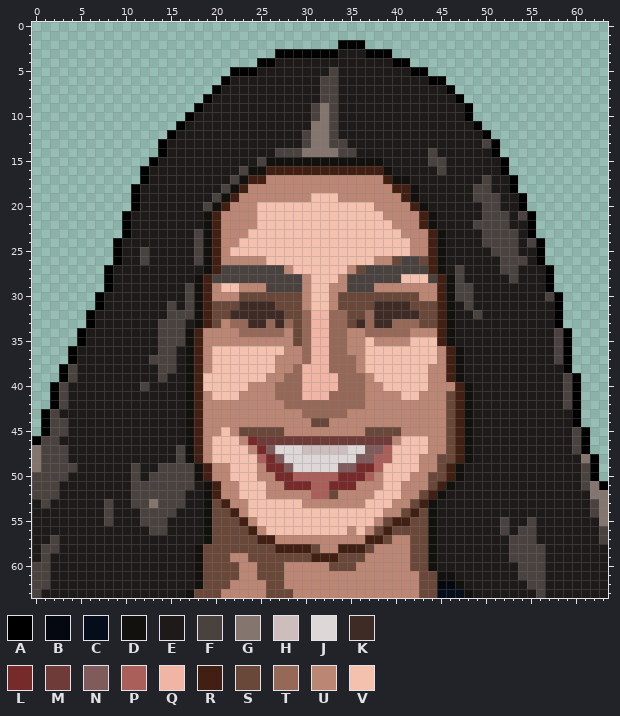
Edited in one commit: pixel-art sprite (public/img/tfrrsAvatars/8907401_64x64.png). The picture above was drawn from the file before the commit.
The file is 64x64 pixels. Colours within 5 levels of each other are drawn and written as one.
Palette (. is transparent): A #000000  B #050811  C #050d1a  D #13110e  E #1d1a19  F #49423e  G #84756f  H #cdbebd  J #ded7d7  K #3f2b26  L #762a2a  M #6e3b38  N #805b5b  P #ab5f5a  Q #f0b5a5  R #411f13  S #69483a  T #956858  U #bb8673  V #f3c1ae
Pixels before (only the part around the change), first column x 0:
 0 ................................................................
 1 ................................................................
 2 ..................................AAA...........................
 3 ...........................AAAAAAAEEEAAA........................
 4 .........................AAEEEEEEEEEEEEEAA......................
 5 ......................AAAEEEEEEEEFEEEEEEEEAA....................
 6 .....................AEEEEEEEEEEFFEEEEEEEEEEAA..................
 7 ....................AEEEEEEEEEEEFFEEEEEEEEEEEEA.................
 8 ...................AEEEEEEEEEEEEFFEEEEEEEEEEEEEA................
 9 ..................AEEEEEEEEEEEEFGFEEEEEEEEEEEEEEA...............
10 .................AEEEEEEEEEEEEEFGFEEEEEEEEEEEEEEA...............
11 ................AEEEEEEEEEEEEEEGGFEEEEEEEEEEEEEEEA..............
12 ...............AEEEEEEEEEEEEEEFGGFEEEEEEEEEEEEEEEEA.............
13 ..............AEEEEEEEEEEEEEEEFGGFFEEEEEEEEEEEEEEEFA............
14 ..............AEEEEEEEEEEEEFFFGGGGFFEEEEEEEEFEEEEEEA............
15 .............AEEEEEEEEEEEFDDDDDDDDDDDDDEEEEEFFEEEEEEA...........
16 ............AEEEEEEEEEEFDDRRRRRRRRRRRRRDEEEEEFEEEEEEA...........
17 ............AEEEEEEEEEFDRRUUUUUUUUUUUUURDDEEEEEEEEFEEA..........
18 ...........AEEEEEEEEEFDRUUUUUUUUUUUUUUUURRDEEEEEEFFEEA..........
19 ...........AEEEEEEEEFDRUUUUUUUUVVVUUUUUUURDEEEEEEFFFEEA.........
20 ...........AEEEEEEEFDRUUUVVVVVVVVVVVVVUUUURDEEEEEEFFEEA.........
21 ..........AEEEEEEEEDRUUUUVVVVVVVVVVVVVVUUUURDEEEEEFFFEFA........
22 ..........AEEEEEEEEDRUUUUVVVVVVVVVVVVVVVUUURDEEEEFFFFEEA........
23 ..........AEEEEEEEFDRUUUVVVVVVVVVVVVVVVVVUUURDEEEEFFFFEA........
24 .........AEEEEEEEEFDRUUVVVVVVVVVVVVVVVVVVVUURDEEEEFFFFEFA.......
25 .........AEEFEEEEEFDRUVVVVVVVVVVVVVVVVVVVVUURDEEEEEFFFEEA.......
26 .........AEEFEEEEEFDRUUUUUVVVVVVVVVVVVUUSFFSRDEEEEEEFFFEA.......
27 ........AEEEEEEEEEEDRFFFFFFFUVVVVVVUSFFFFFFFRDEFEEEEFFEEEA......
28 ........AEEEEEEEEEDRFFFFFFFFFFUVVVUFFFFFFVVVFRDFEEEEEFEEEA......
29 ........AEEEEEEEEFDRUVVUUUFFFFUVVUUFFFUUUUUUURDFFEEEEEEEEA......
30 .......AEEEEEEEEEFDRUUUSSSSSSSUVVUSSSSSSSSSUURDFFEEEEEEEEFA.....
31 .......AEEEEEEEFEFDRSSSKKKKSSSUVVUSSSSKKKKSSSRDEFEEEEEEEEEA.....
32 ......AEEEEEEEEFFFDRSSKKKKKKSSTQQTTSSTKKKKKSSRDEEFEEEEEEEEA.....
33 ......AEEEEEEEFFFEDRSUTTKKTKTSTQQTTSKTKKTTTSSRDEEEEEEEEEEEA.....
34 .....AEEEEEEEEFFFDRUUUUTTTTTUSTQQTTUUTTTTTUUURDEEEEEEEEEEEFA....
35 .....AEEEEEEEEFFFDRUUUUUUUUUUSTQQTTUUVUUUUVVVRDEEEEEEEEEEEFA....
36 ....AEEEEEEEEEFFEDRUVVVVVVVVUUTQQTTUUVVVVVVVVURDEEEEEEEEEEFA....
37 ....AEEEEEEEEFFFEDRUVVVVVVVUUUTQQTTTUVVVVVVVVURDEEEEEEEEEEFA....
38 ...AFEEEEEEEEEFFEDRUVVVVVVVUUTQQQTTTUVVVVVVVUURDEEEEEEEEEEEA....
39 ...AFEEEEEEEEEFEEDRVVVVVVVUUTTQQQQTTTUVVVVVVUURDEEEEEEEEEEEFA...
40 ..AFEEEEEEEEFEEEEDRVVVVVUUUTTTQQQQTTTUUVVVVVUUURDEEEEEEEEEEFA...
41 ..AFEEEEEEEEEEEEEDRUVVVUUUUTTTQQQTTTTUUUUVVUUUSRDEEEEEEEEEEFA...
42 ..AFEEEEEEEEEEEEEDRUUUUUUUUUTTTTTTTTTUUUUUUUUUSRDEEEEEEEEEEFA...
43 .AFEEEEEEEEEEEEEEDRUUUUUUUUUUUTTTTTUUUUUUUUUUUSRDEEEEEEEEEEEA...
44 .AFFEEEEEEEEEEEEEDRUUUUUUUUUUUUSSUUUUUUUUUUUUUSRDEEEEEEEEEEEA...
45 .AFFEEEEEEEEEEEEEDRUUVUSSSSSUUUUUUUUUSSSSUUUUUSRDEEEEEEEEEEEFA..
46 AFFEEEEEEEEEEEEEEDRUVVVULMMMMMMMMMMMMMMMUVVVUUSRDEEEEEEEEEEEFA..
47 GFFFEEEEEEEEEEEEFDRUVVVVULNJJJHHHHHJJNNPVVVVUUSRDEEEEEEEEEEEFA..
48 GFFFEEEEEEEEEEEEFDRUVVVVVPLNJJJJJJJJNNPPVVVUUSSRDEEEEEEEEEEEEGA.
49 GFFFFEEEEEEFEEFFFFDRUUVVVULLNJJJJJNNLLPVVVVUUSRDEEEEEEEEEEEEEFA.
50 FFFFEEEEEEEFEFFFFFDRUUVVVUULLPPPPPLLLPUVVVUUSSRDEEEEEEEEEEEEEFA.
51 FFFEEEEEEEEFFFFFFFEDRUUVVVUULLLPPLLLUUUVVUUUSRDEEEEEEEEEEEEEEFGA
52 FFFEEEEEEEEFFFFFFEEDRUUVVVUUUUUPPSUUUUVVVUUSRDEEEEEEEEEEEEEEEEGG
53 EFEEEEEEFEEFFGFFFEEDSRUUVVVVVVUUUUUUUVVVUUSRDEEEEEEEEEEEEEEEEEFG
54 EEEEEEEEFEEEFFFFEEEDSSRUVVVVVVVVVVVVVVVUUSRSDEEEEEEEEEEEEEEEEEFG
55 EEEEEEEEFEEEFFFEEEEDSSSRUVVVVVVVVVVVVVUSRRSSDEEEEEEEFEEFEEEEEEEG
56 EEEEEEEEEEEEEFFEEEEDSSSSRUVVVVVVVVVUVUSRSSSSDEEEEEEEFEFFEEEEEEEF
57 EEFEEEEEEEEEEEEEEEEDSSSSSRRUUUUUUUUUURRSUUSSDEEEEEEEEFFFEEEEEEEF
58 EFFEEEEEEEEEEEEEEEDSSSSSSSSRRRRSUURRRSUUUUSSDEEEEEEEEFFFFEEEEEEE
59 EFEEEEEEEEEEEEEEEEDSSSUUSSSSSSSRRRSSSUUUUUSSDEEEEEEEEFFFFEEEEEEE
60 FFEEEEEEEEEEEEEEEEDSSSSUUSSSUUUUUSSSUUUUUUSSDEEEEEEEEEFFFEEEEEEE
61 FFEEEEEEEEEEEEEEEEDSSSSUUSSSUUUUUUUUUUUUUUUSSDDEEEEEEEFFFEEEEEEE
62 FFEEEEEEEEEEEEEEEEDSSSUUUUSSUUUUUUUUUUUUUUUSSBBDEEEEEEEFFEEEEEEE
63 FEEEEEEEEEEEEEEEEDSSSUUUUUSSSUUUUUUUUUUUUUUSSCCCDEEEEEEEFEEEEEEE
After:
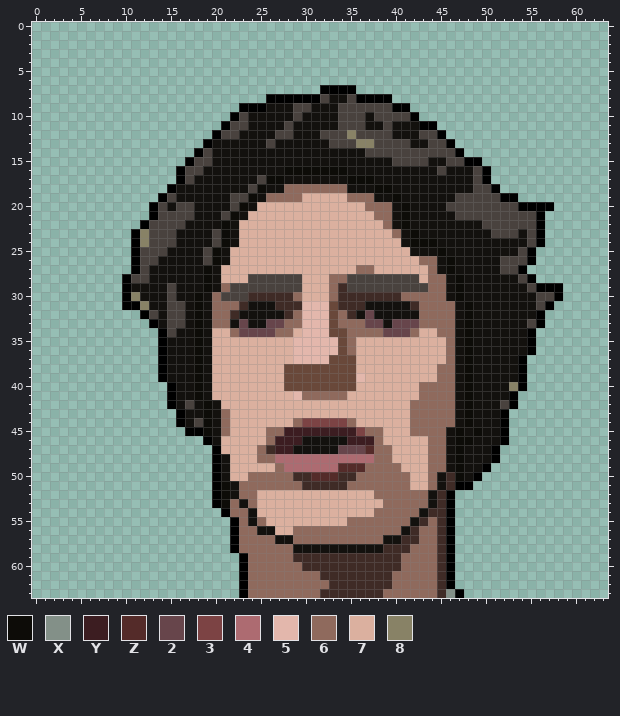
Colours new in this view: W #0d0c08  X #839088  Y #3c1d21  Z #542b29  2 #67454b  3 #7c4344  4 #ad6b71  5 #e3b7ac  6 #8f6a5d  7 #dbb09f  8 #888266
From old to new:
Changed rows in their new state; - is an unchanged pixel.
first column x 0:
 2 ----------------------------------...---------------------------
 3 ---------------------------.............------------------------
 4 -------------------------.................----------------------
 5 ----------------------......................--------------------
 6 ---------------------.........................------------------
 7 --------------------............AAAA...........-----------------
 8 -------------------.......AAAAAA-DDFAAAA........----------------
 9 ------------------.....AAADDDFFDDDFFFFFFAA.......---------------
10 -----------------.....AFDDDDDFDDDDFFFDFFFFA......---------------
11 ----------------.....AFFDDDDFDDDDDFFFDDFDDDAA.....--------------
12 ---------------.....AFFDDDDFFDDDF-F8FFFFDDDFFA.....-------------
13 --------------.....ADDDDDDFDDDDDD--F88FFFFDDFFA.....------------
14 --------------....AFDDDDDDDDDDDDDDDDDFFFFFFF-FFA....------------
15 -------------....AFFDDDDDD-------------DFFFFDDFFAA...-----------
16 ------------....AFFDDDDD--DDWWWWWWWDDDD-DDDDD-DDDFA..-----------
17 ------------....AFDDDDD-DFWWDDDDDDDWWWDD--DDDDDDDFA...----------
18 -----------....ADDDDDD-DFWDD6666666DDDWWDD-DDDDDD--A..----------
19 -----------...AFDDDDD-FFWD666677777666DDWD-DDDDFF---AA.---------
20 -----------..AFDFFDD-DFWD777777777777666DWD-DDFFFF--FF-AAA------
21 ----------...AFFFFD-DFWD7777777777777766DWDD-DDFFF---F-FA-------
22 ----------..AFFFFDD-DWD77777777777777776DWDD-DDDDD---FFFA-------
23 ----------.A8FFFDDD-FWD777777777777777776DWDD-DDDDD---DFA-------
24 ---------..A8FFFDDD-FWD777777777777777777DWWW-DDDDDDDDD---------
25 ---------..A-FFDDDDFWD77777777777777777777DDDWDDDDDDDDFA.-------
26 ---------..A-FDDDDDFWD77777777777777777777766-WDDDDD---A.-------
27 --------...AFDDDDDDWD777777777777777667777776-WDDDDD--A...------
28 --------..AFFDDDDD-WD777------77766------FF766-WDDDDDDFA..------
29 --------..ADDDDFDD-WD6FFFF----7776K---FFFFFF66-WDDDDDDDFA-A-----
30 -------...A8DDDFDDWD6FFFKKKKK67776KKKKKKK66666-WDDDDDDDDF-------
31 -------...AA8DD-FDWD666-DDDKKK555SKKKDDDDDK6666DWDDDDDDDFA.-----
32 ------......AFD--DWD66-DDDDDK6555S6KD2DDDDD6666DWDDDDDDDA..-----
33 ------.......AD--DWD66D2DD2266555S66622D2226666DWDDDDDDFA..-----
34 -----.........A-D-WD7762222667555SS666622267766DWDDDDDDA....----
35 -----.........ADD-WD77777777755555S677777777776DWDDDDDDA....----
36 ----..........ADD-WD77777777755555S677777777776-WDDDDDDA....----
37 ----..........ADD-WD7777777775555SSS77777777776-WDDDDDA.....----
38 ---...........ADD-WD77777777SSSSSSSS77777777766-WDDDDDA.....----
39 ---...........ADD-WD77777777SSSSSSSS57777777766-WDDDDDA......---
40 --.............AD-WD77777777SSSSSSSS77777776666DWDDDD8A......---
41 --.............AD-WD777777777566666777777776666DWDDDDA.......---
42 --.............ADFDWD77777777777777777777766666DWDDDFA.......---
43 -...............A-DWD67777777777777777777766666DWDDDA........---
44 -...............A-FWD67777777633333677777766666DWDDDA........---
45 -................AAWD6777766YYYYYYYY3667776666DW-WDDA.........--
46 ...................AD777776YYYDDDDDYYY67777766DWWDDDA.........--
47 ....................A77776KYYDDDDD222Z66777766DW-DDA..........--
48 ....................AD777664444444444466777766DW-DDA...........-
49 ....................AD777776444444ZZZ666677766DWDDA............-
50 ....................AD7766666KKZZZKK666666776DKWDA.............-
51 ....................AWD6666666KKKKK6666666776DKAA...............
52 ....................AWD667777777777777666666DKA.................
53 ....................AW6D67777777777777766666-KA.................
54 .....................A66D777777777777766666DKKA.................
55 ......................A6D67777777776666666DK6KA.................
56 ......................A66DD77666666666666DK66KA.................
57 ......................A6666DD6666666666DDKK66KA.................
58 ......................A666666DDDDDDDDDDKKK666KA.................
59 .......................A66666KKKKKKKKKKKK6666KA.................
60 .......................A666666KKKKKKKKKKK6666KA.................
61 .......................A66666666KKKKKKKK66666KA.................
62 .......................A666666666KKKKKKK66666KA.................
63 .......................A66666666KKKKKKK666666KXA................
Where, in picture pixels (left, top, right, bottom), the same in both pictures:
changed: (32, 40, 608, 598)
